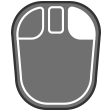
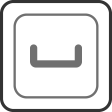
Layered file, before and after one edit (112x112). Changes by layer:
added layer "Space" above "RB" over [0,0,112,112]
hid "RB" over [11,1,101,110]
